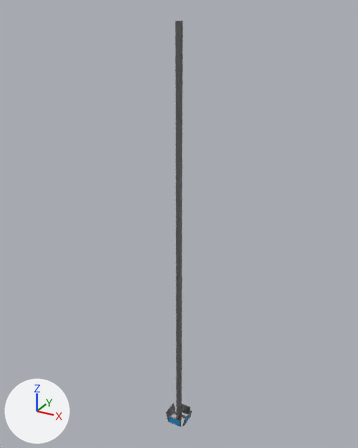
The FBX model Assets/Models/Screens/Screens.fbx: old version first, new version second.
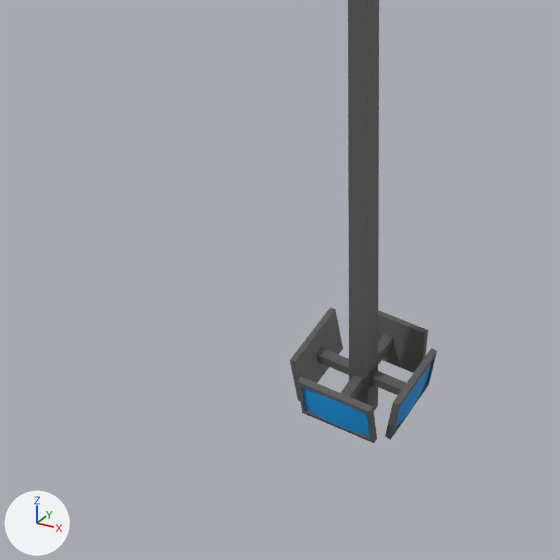
Each version appears first whole from a 50 mm camera at (95.7, -174.1, 204.5) aimed at (-2.8, 5.0, 114.9), and next in a close-up on the part from 32% to 60% of the width and 78% to 100% of the height. Lighting does not change. The marker at lower left points along +X, +Y and +Z. Where no turn or scale is listed for an object, it has been applied to the vertices. Vertices at the same position are counted once.

The first close-up shows 'Columns', 'ScreenSupports', 'Screens'.
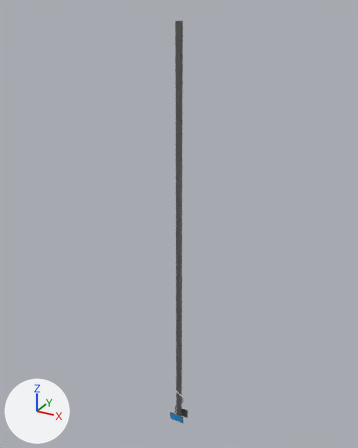
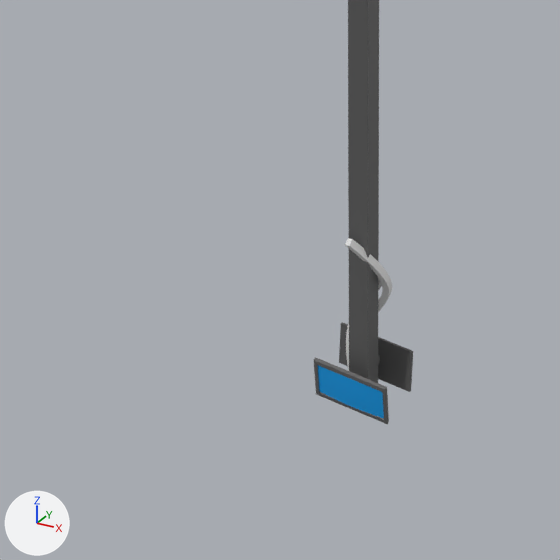
The edits, one by one:
me_circle_002 is used by ob_columns; location (0.0, 0.0, 0.0).
me_circle_002 had 48 vertices, 47 faces and spanned x -5.0..5.0, y -5.0..5.0, z 4.0..200.0.
me_circle_002 now has 32 vertices, 30 faces and spans x -1.0..1.0, y -2.0..2.0, z 5.0..200.0.
Part 1, on me_circle_002:
16 vertices are removed from x -5.0..5.0, y 0.0, z 8.0..9.0.
18 faces are deleted.
4 vertices in x 0.0, y 5.0, z 8.0..9.0 move by (0.0, -3.0, 0.0).
4 vertices in x 0.0, y -5.0, z 8.0..9.0 move by (0.0, 3.0, 0.0).
4 vertices in x -1.0..1.0, y -1.0..1.0, z 4.0 move by (0.0, 0.0, 1.0).
1 new face joins them.
me_circle_005 has 1156 vertices, 1024 faces and spans x -10.25..1.13, y -5.69..5.69, z -1.99..1.75.
me_circle_005 is used by ob_screens; location (4.6, 0.0, 8.3).
me_circle_005 part 6: the loose piece of 289 vertices spanning x -8.01..-1.1, y -5.69..-4.73, z -1.99..1.75 is scaled about its middle by (1, 0.475, 1), then moved by (4.56, 2.74, 0.13).
me_circle_005 part 7: the loose piece of 289 vertices spanning x 0.17..1.13, y -3.45..3.45, z -1.99..1.75 is deleted.
me_circle_001 has 304 vertices, 52 faces and spans x -10.27..1.15, y -5.71..5.71, z -2.4..2.23.
me_circle_001 is used by ob_screensupports; location (4.6, 0.0, 8.3).
me_circle_001 part 2: the loose piece of 76 vertices spanning x -8.34..-0.77, y 4.31..5.71, z -2.4..2.23 is scaled about its middle by (1, 0.475, 1), then moved by (4.56, -2.63, 0.11).
me_circle_001 part 3: the loose piece of 76 vertices spanning x -8.34..-0.77, y -5.71..-4.31, z -2.4..2.23 is scaled about its middle by (1, 0.475, 1), then moved by (4.56, 2.63, 0.11).
me_circle_001 part 4: the loose piece of 76 vertices spanning x -0.25..1.15, y -3.78..3.78, z -2.4..2.23 is deleted.
me_circle_001 part 5: the loose piece of 76 vertices spanning x -10.27..-8.86, y -3.78..3.78, z -2.4..2.23 is deleted.
Mesh me_mesh_003 is new.
It has 232 vertices, 230 faces and spans x -0.1..3.5, y -1.5..2.1, z -2.1..15.6.
Mesh me_mesh_002 is new.
It has 208 vertices, 206 faces and spans x -0.5..3.3, y -2.3..2.1, z -2.1..16.7.
Object 'Screens' (ob_screens) moves from (4.6, 0.0, 8.3) to (0.0, 0.0, 8.2).
Object 'ScreenSupports' (ob_screensupports) moves from (4.6, 0.0, 8.3) to (0.0, 0.0, 8.2).
Object 'NurbsPath.001' (ob_nurbspath_001) is new; it shows me_mesh_003.
Its location is (-2.0, 0.0, 8.8).
Object 'NurbsPath' (ob_nurbspath) is new; it shows me_mesh_002.
Its location is (-1.2, 0.0, 8.8).

Where the change shows, as pixel boxes [x1, y1, x2, y2] in the close-ups (560 x 560 px; the box of a moved part takes in the faces that stretch with it):
'Columns', reshaped
    before: [316, 0, 406, 411]
    after: [348, 0, 380, 383]
'ScreenSupports', reshaped, moved (32% narrower, 24% shorter)
    before: [290, 308, 437, 443]
    after: [314, 322, 413, 424]
'Screens', reshaped, moved
    before: [303, 364, 431, 436]
    after: [318, 365, 384, 418]
'NurbsPath', added
    after: [345, 238, 392, 364]
'NurbsPath.001', added
    after: [346, 278, 382, 371]
part 1 of me_circle_002, cut back
    before: [316, 334, 406, 411]
    after: [375, 355, 380, 383]
part 2 of me_circle_001, moved or reshaped
    before: [378, 310, 428, 373]
    after: [339, 322, 413, 392]
part 3 of me_circle_001, moved or reshaped
    before: [297, 376, 377, 443]
    after: [314, 357, 389, 424]
part 4 of me_circle_001, deleted
    before: [385, 348, 437, 440]
part 5 of me_circle_001, deleted
    before: [290, 308, 343, 401]
part 6 of me_circle_005, moved or reshaped
    before: [303, 387, 370, 436]
    after: [318, 365, 384, 418]
part 7 of me_circle_005, deleted (blue)
    before: [395, 364, 431, 428]
